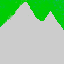
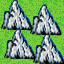
Revision of a layered (64, 64) image; what changed, layer by layer:
removed layer "tile0.png" over [0, 0, 64, 64]
added layer "Clipboard #1" above "Clipboard copy #1" over [30, 4, 62, 36]
added layer "Clipboard copy #1" above "Clipboard copy" over [4, 28, 36, 60]
added layer "Clipboard copy" above "Clipboard" over [33, 33, 64, 64]
added layer "Clipboard" above "Layer" over [1, 0, 33, 31]
added layer "Layer" over [0, 0, 64, 64]
